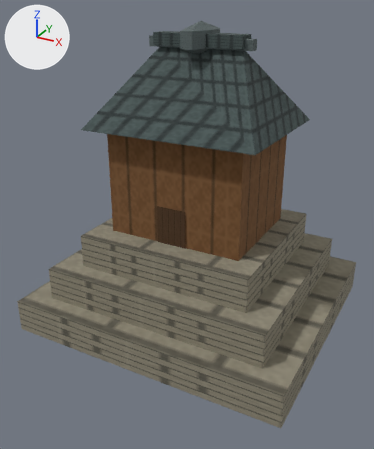
The glTF model app/src/main/assets/3d/field/domestic-BRONZE_TERRACE-1-lod2.glb: old version first, new version second.
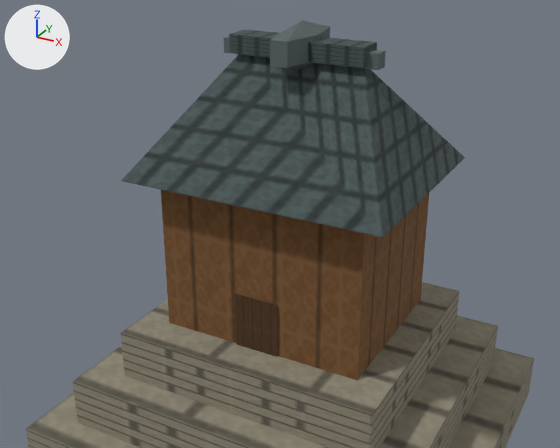
There are two pictures of each version: one whole from a 50 mm camera at (0.611, -1.181, 0.852) aimed at (-0.006, -0.058, 0.29), one close up from a 50 mm camera at (0.578, -1.121, 0.999) aimed at (-0.038, -0.001, 0.439). Every picture has the same lights, and +X, +Y and +Z are marked at upper left. The older version's two pictures come first. Vertices at exactly the same position are counted once.
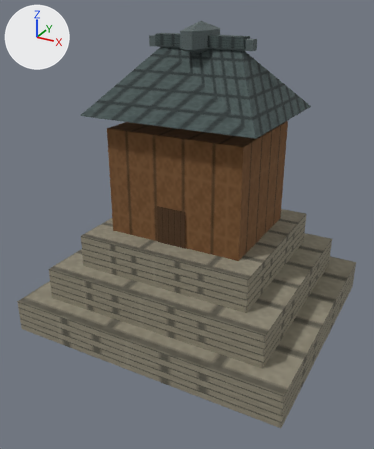
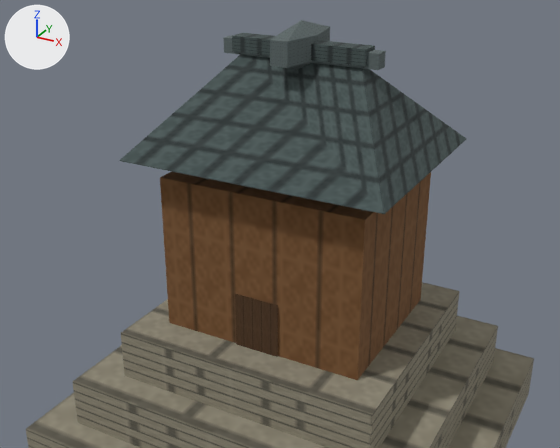
Pixel boxes (x1, y1, x2, y2) of what changed, in the close-ups (560 x 448 px; the box of a moved part takes in the faces that stretch with it):
part 1 of me_mesh_0, moved or reshaped
    before: (229, 29, 377, 68)
    after: (232, 33, 375, 67)
part 2 of me_mesh_0, moved or reshaped
    before: (121, 54, 465, 237)
    after: (119, 55, 466, 214)

The change in detail:
me_mesh_0 has 94 vertices, 114 faces and spans x -0.38..0.38, y -0.34..0.34, z 0.0..0.8.
me_mesh_0 is used by ob_mesh_0; location (0.0, 0.0, 0.0).
Before the commit, vertices of me_mesh_0: 32 (-0.231, 0.195, 0.55), 33 (0.231, 0.195, 0.55) at pixel (465, 157), 36 (0.231, -0.195, 0.55) at pixel (383, 237), 37 (-0.231, -0.195, 0.55) at pixel (120, 181).
me_mesh_0 part 1: the loose piece of 8 vertices spanning x -0.12..0.12, y -0.025..0.025, z 0.742..0.772 is scaled about its middle by (1, 0.68, 0.867), then moved by (0.0, 0.0, -0.002).
Part 2, on me_mesh_0:
Vertices 32, 33, 36, 37 of me_mesh_0 move by (0.0, 0.0, 0.035).
Vertex 34 of me_mesh_0 moves from (0.111, 0.0, 0.742) to (0.106, 0.0, 0.742).
Vertex 35 of me_mesh_0 moves from (-0.111, 0.0, 0.742) to (-0.106, 0.0, 0.742).
